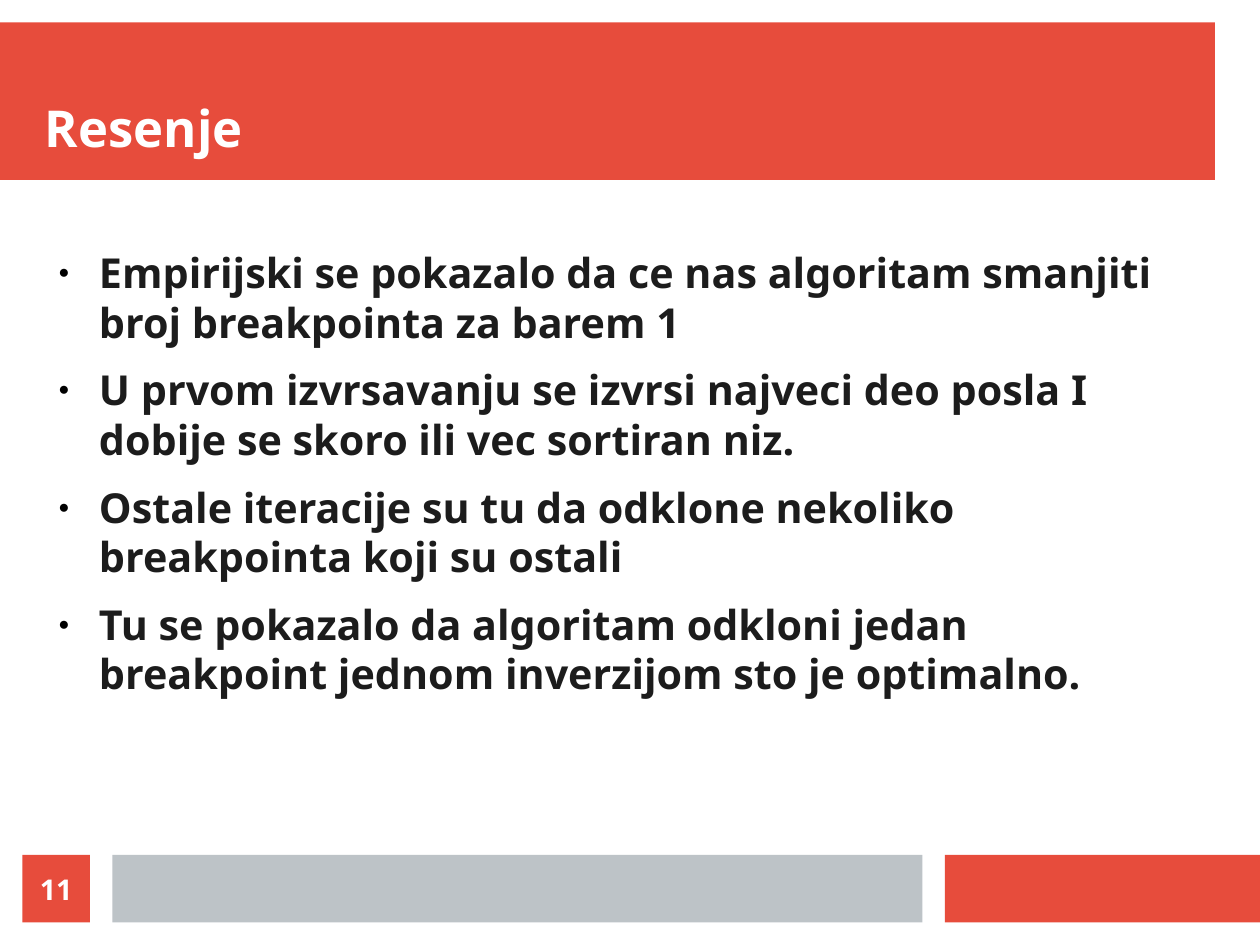
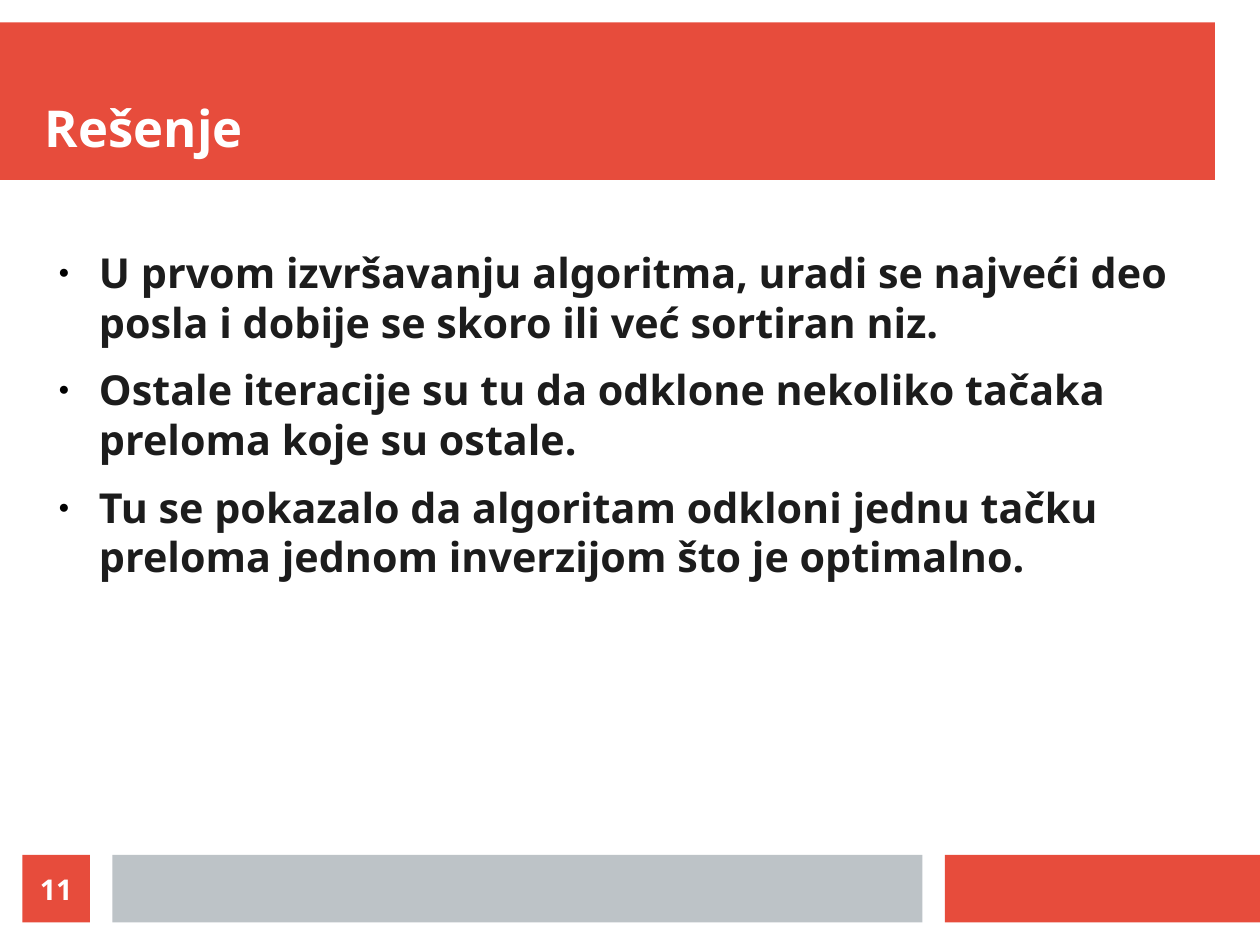
Before and after one commit to LukaVujcic/Minimum-Sorting-By-Reversals, a slide deck: slide 11 of prezentacija.odp. Drawn at 1260x945 pixels with LibreOffice and Linux fonts; fonts in the diff are those of the drawing. Boxes give left, top, right and bottom in pixels: in the first picture for what was removed or moved away, otherwise in the second. Text is boxed around its words. In the diff, an @@ line names an element or a change of style, - is before the commit and + after.

```diff
--- a/prezentacija.odp
+++ b/prezentacija.odp
@@ title at box(45, 108, 243, 159): text changed @@
-Resenje
+Rešenje
@@ text at box(99, 256, 1167, 582): text changed @@
-● Empirijski se pokazalo da ce nas algoritam smanjiti broj breakpointa za barem 1
-● U prvom izvrsavanju se izvrsi najveci deo posla I dobije se skoro ili vec sortiran niz.
-● Ostale iteracije su tu da odklone nekoliko breakpointa koji su ostali
-● Tu se pokazalo da algoritam odkloni jedan breakpoint jednom inverzijom sto je optimalno.
+● U prvom izvršavanju algoritma, uradi se najveći deo posla i dobije se skoro ili već sortiran niz.
+● Ostale iteracije su tu da odklone nekoliko tačaka preloma koje su ostale.
+● Tu se pokazalo da algoritam odkloni jednu tačku preloma jednom inverzijom što je optimalno.
```
Also in this commit, not shown: 10 other slides changed.
